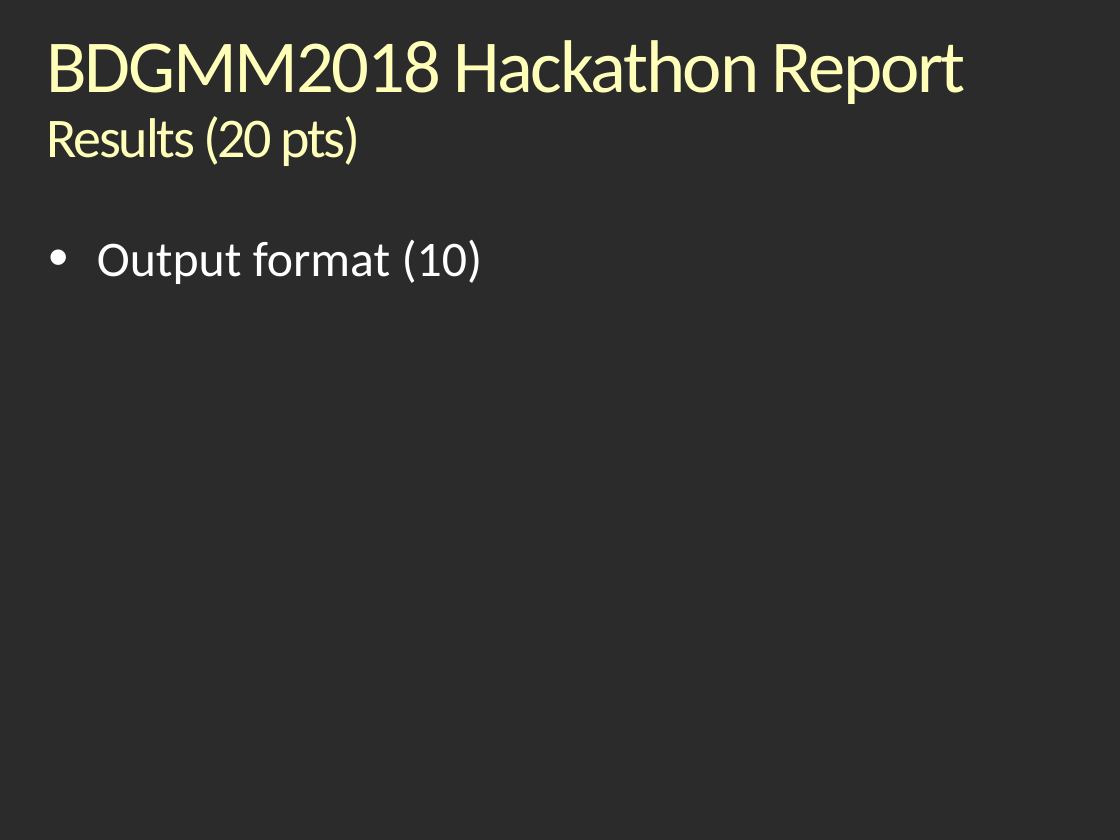
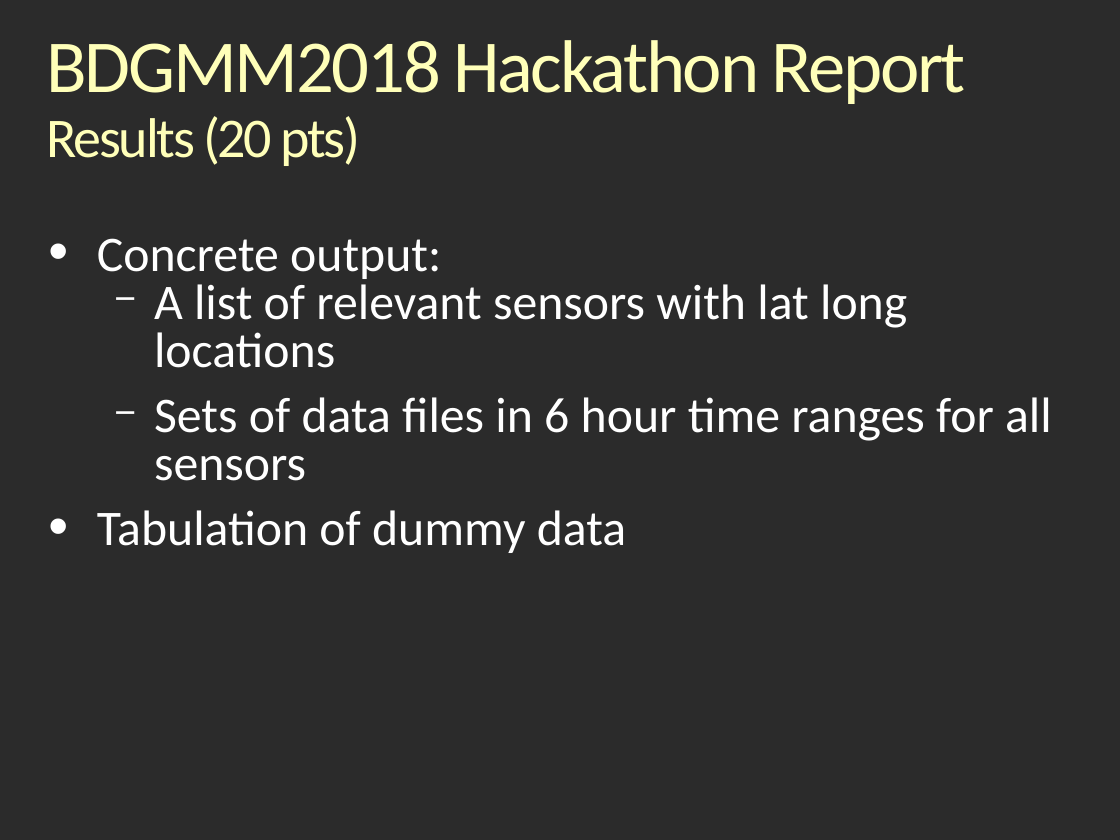
Before and after one commit to rjaduthie/bdgmm-hackathon-berlin-2018, a slide deck: slide 6 of BDMM18_Hackathonv_Report_Linuxy.odp (slide 7 before the commit). Drawn at 1120x840 pixels with LibreOffice and Linux fonts; fonts in the diff are those of the drawing; background and template pictures are left out; a plain dark background stands for a picture behind light text. Boxes give left, top, right and bottom in pixels: in the first picture for what was removed or moved away, otherwise in the second. Text is boxed around its words. In the diff, an @@ line names an element or a change of style, - is before the commit and + after.

```diff
--- a/BDMM18_Hackathonv_Report_Linuxy.odp
+++ b/BDMM18_Hackathonv_Report_Linuxy.odp
@@ text at [97,238,1052,553]: text changed @@
-• Output format (10)
+• Concrete output:
+  − A list of relevant sensors with lat long locations
+  − Sets of data files in 6 hour time ranges for all sensors
+• Tabulation of dummy data
```
Also in this commit, not shown: 2 other slides changed, 4 slides added, 7 slides removed.
